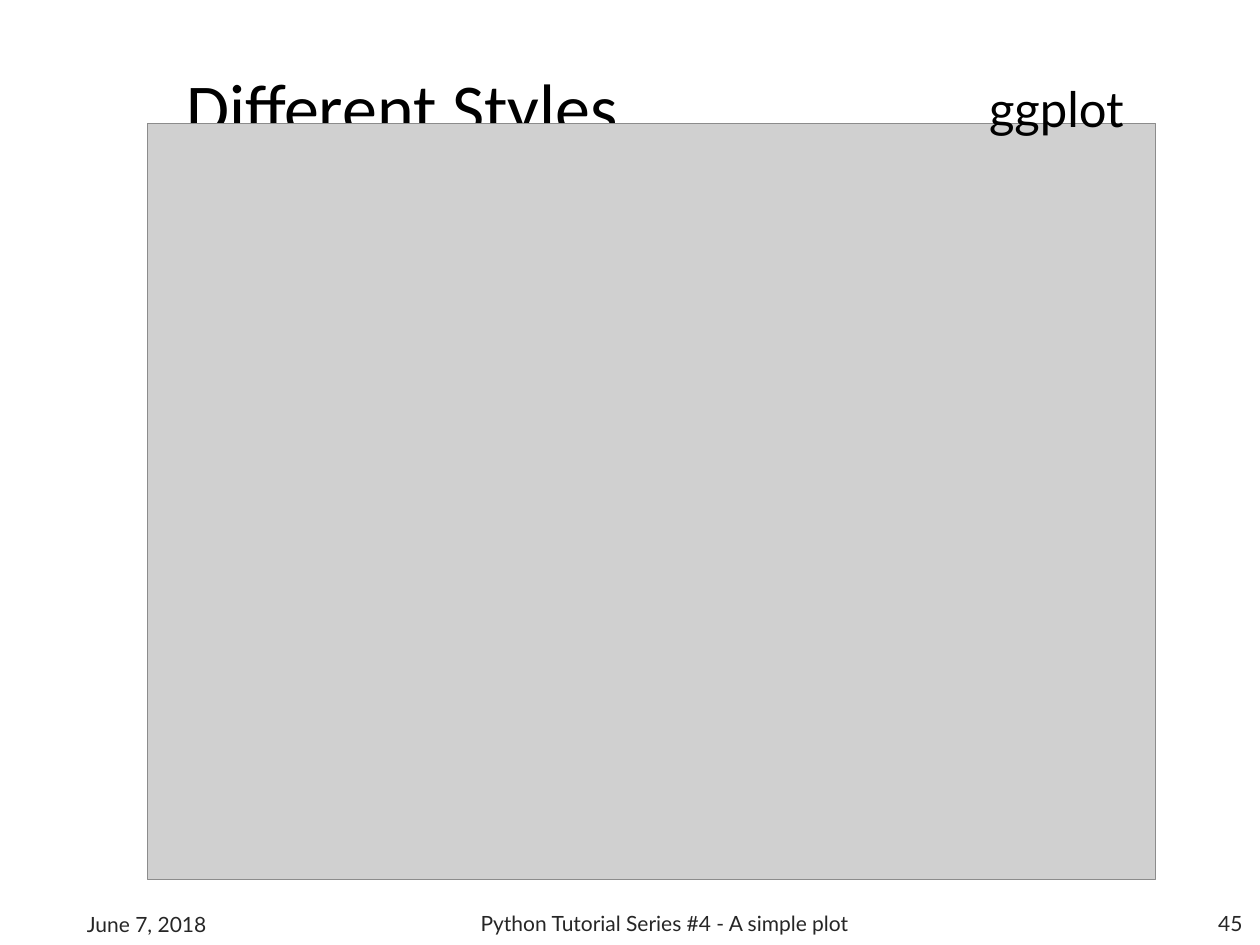
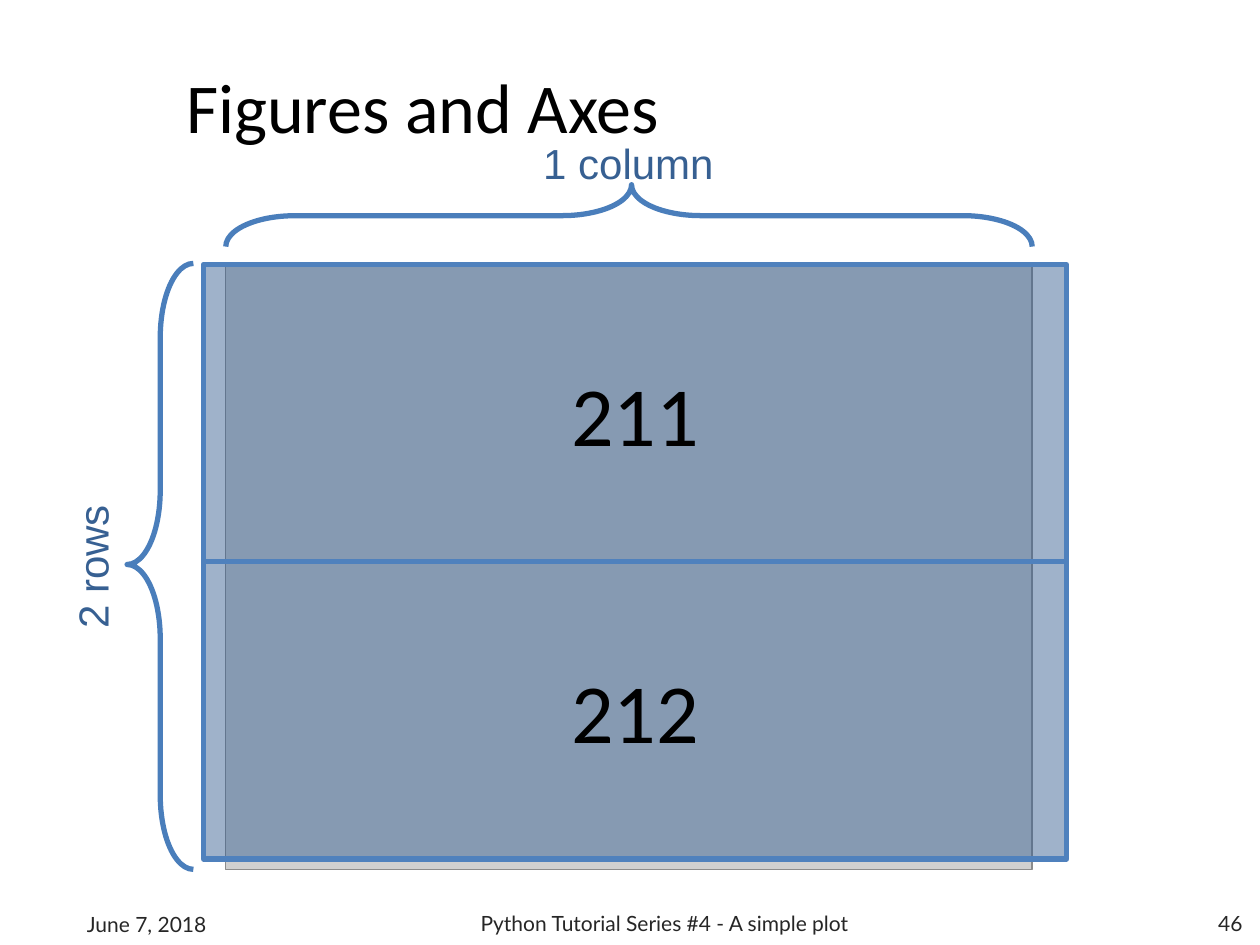
Before and after one commit to b1quint/Python-Tutorial-Series, a slide deck: slide 46 of Presentations/Python Tutorial Series 4 - A simple plot.pptx (slide 45 before the commit). Drawn at 1260x945 pixels with LibreOffice and Linux fonts; fonts in the diff are those of the drawing; grey boxes stand for pictures; background and template pictures are left out. Boxes give left, top, right and bottom in pixels: in the first picture for what was removed or moved away, otherwise in the second. Text is boxed around its words. In the diff, an @@ line names an element or a change of style, - is before the commit and + after.

```diff
--- a/Presentations/Python Tutorial Series 4 - A simple plot.pptx
+++ b/Presentations/Python Tutorial Series 4 - A simple plot.pptx
@@ title at [186,84,659,150]: text changed @@
-Different Styles
+Figures and Axes
@@ text removed at [989,91,1124,137] @@
-ggplot
@@ text added at [543,148,713,187], 24 pt, text #376092 @@
+1 column
@@ left brace added at [226,185,1033,246], outline #4B7EBC 3 pt @@
@@ left brace added at [127,263,194,869], outline #4B7EBC 3 pt @@
@@ rectangle added at [203,265,1066,562], fill #376092 at 48% opacity, outline #4F81BD 3 pt, 48 pt, text #000000 @@
+211
@@ picture: place and size @@
-picture at [147,123,1155,879]
+picture at [226,265,1032,869]
@@ text added at [71,513,118,626], 24 pt, text #376092 @@
+2 rows
@@ rectangle added at [204,562,1067,859], fill #376092 at 48% opacity, outline #4F81BD 3 pt, 48 pt, text #000000 @@
+212
@@ page number at [1218,916,1242,931]: text changed @@
-45
+46
```
Also in this commit, not shown: 25 other slides changed, 8 slides added, 12 other files.
